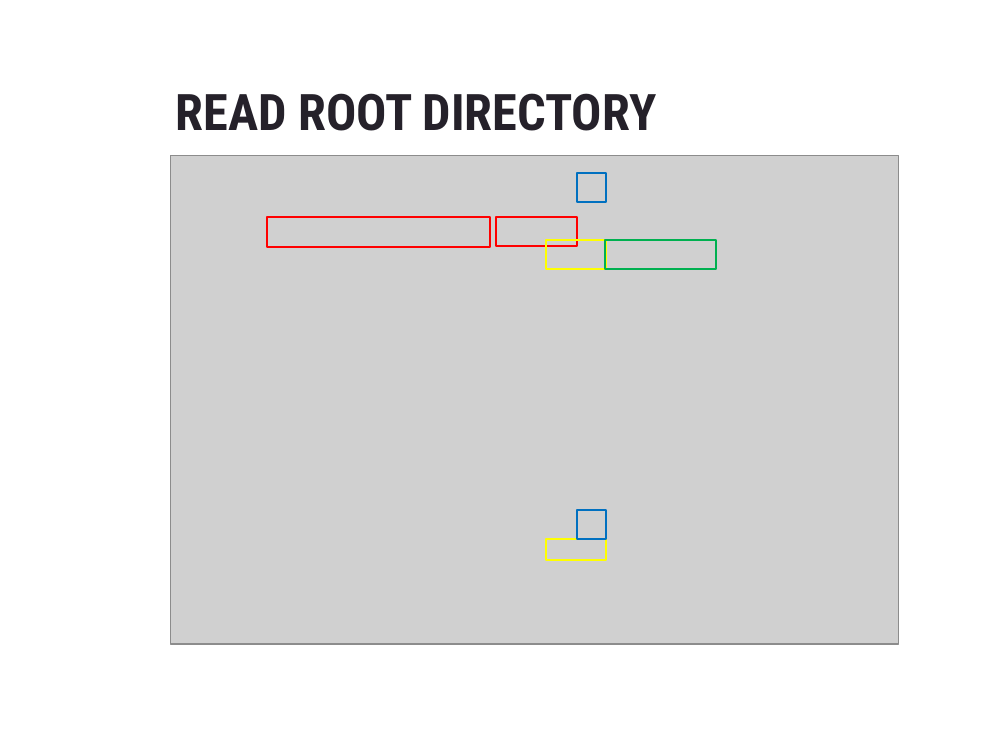
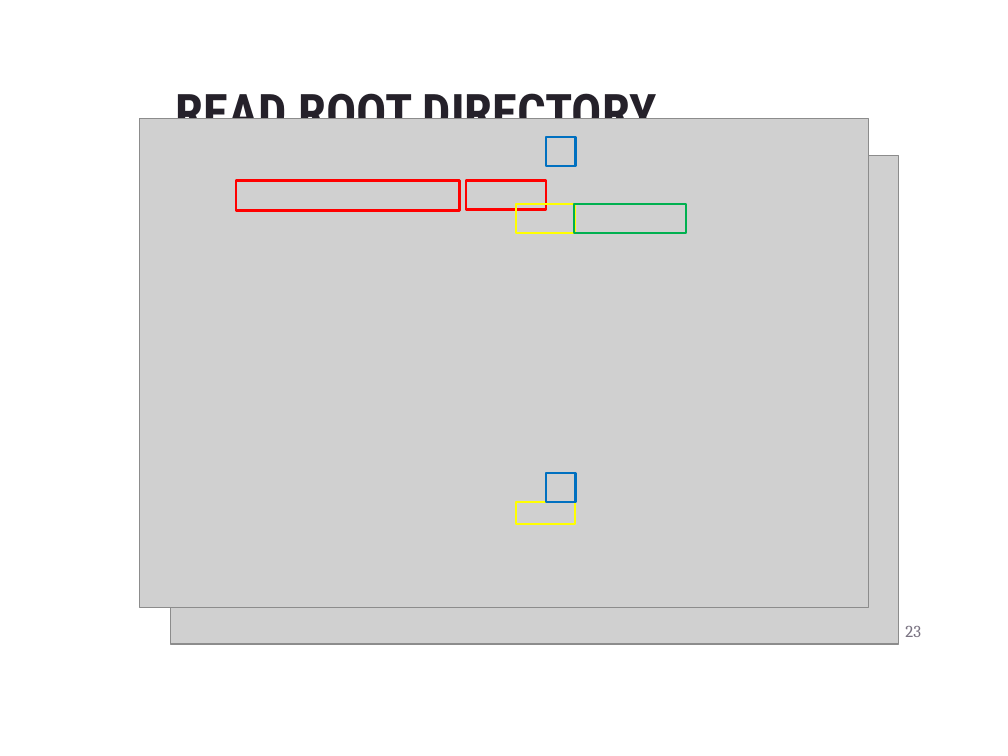
Before and after one commit to LVHUNG21/READ_FILE_FAT12, a slide deck: slide 23 of Mock_Project.pptx (slide 22 before the commit). Drawn at 1008x756 pixels with LibreOffice and Linux fonts; fonts in the diff are those of the drawing; grey boxes stand for pictures; background and template pictures are left out. Boxes give left, top, right and bottom in pixels: in the first picture for what was removed or moved away, otherwise in the second. Text is boxed around its words. In the diff, an @@ line names an element or a change of style, - is before the commit and + after.

```diff
--- a/Mock_Project.pptx
+++ b/Mock_Project.pptx
@@ picture added at (140,119,869,608) @@
@@ 7 rectangles: place and size @@
-7 rectangles at (267,173,716,559)
+7 rectangles at (236,137,685,523)
@@ page number added at (905,626,921,637), 12 pt, text #797281 @@
+23
```
Also in this commit, not shown: 29 other slides changed, 1 slide added.
